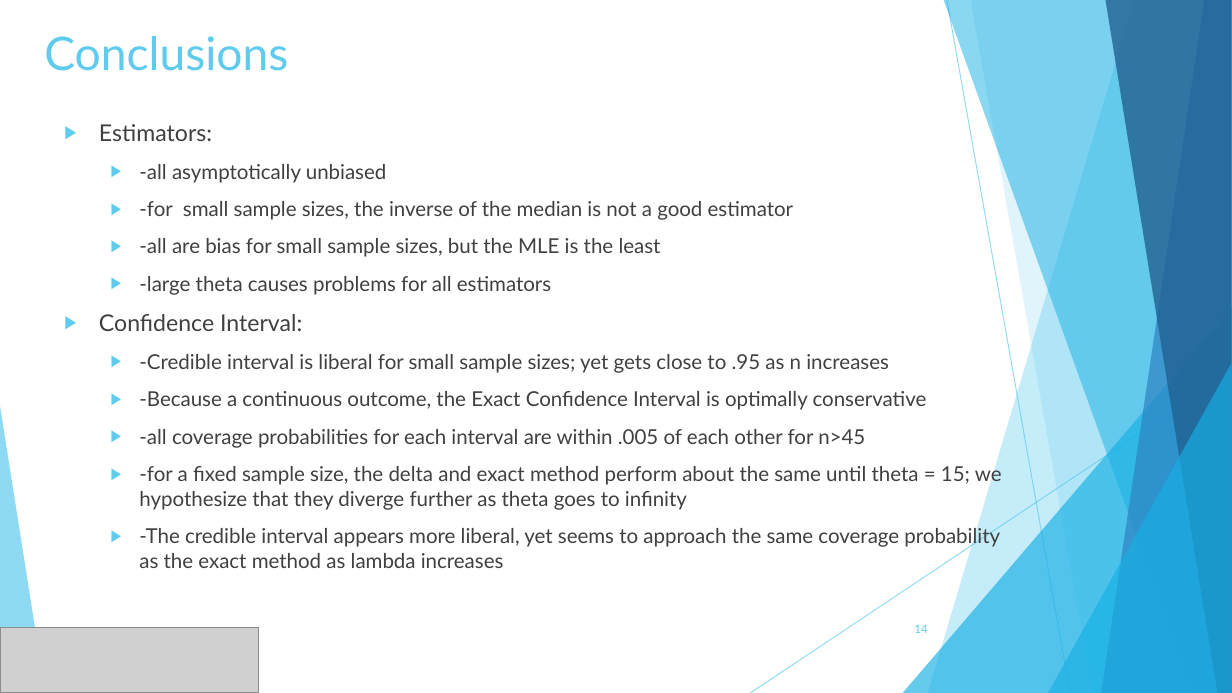
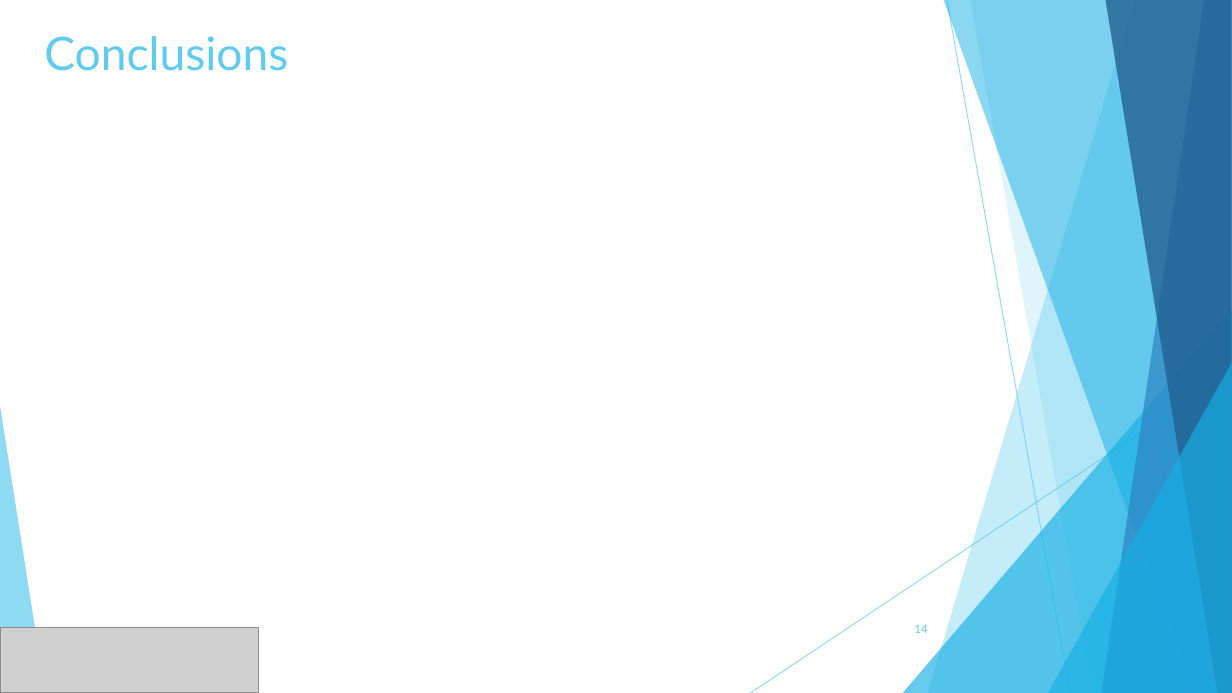
Before and after one commit to dsasson48/estimators_222, a slide deck: slide 14 of 222_presentation.pptx. Drawn at 1232x693 pixels with LibreOffice and Linux fonts; fonts in the diff are those of the drawing; grey boxes stand for pictures. Boxes give left, top, right and bottom in pixels: in the first picture for what was removed or moved away, otherwise in the second. Text is boxed around its words. In the diff, an @@ line names an element or a change of style, - is before the commit and + after.

```diff
--- a/222_presentation.pptx
+++ b/222_presentation.pptx
@@ text removed at <box>99,124,1002,568</box> @@
-▶ Estimators:
-  ▶ -all asymptotically unbiased
-  ▶ -for small sample sizes, the inverse of the median is not a good estimator
-  ▶ -all are bias for small sample sizes, but the MLE is the least
-  ▶ -large theta causes problems for all estimators
-▶ Confidence Interval:
-  ▶ -Credible interval is liberal for small sample sizes; yet gets close to .95 as n increases
-  ▶ -Because a continuous outcome, the Exact Confidence Interval is optimally conservative
-  ▶ -all coverage probabilities for each interval are within .005 of each other for n>45
-  ▶ -for a fixed sample size, the delta and exact method perform about the same until theta = 15; we hypothesize that they diverge further as theta goes to infinity
-  ▶ -The credible interval appears more liberal, yet seems to approach the same coverage probability as the exact method as lambda increases
```
Also in this commit, not shown: 3 other slides changed, 1 other file.
